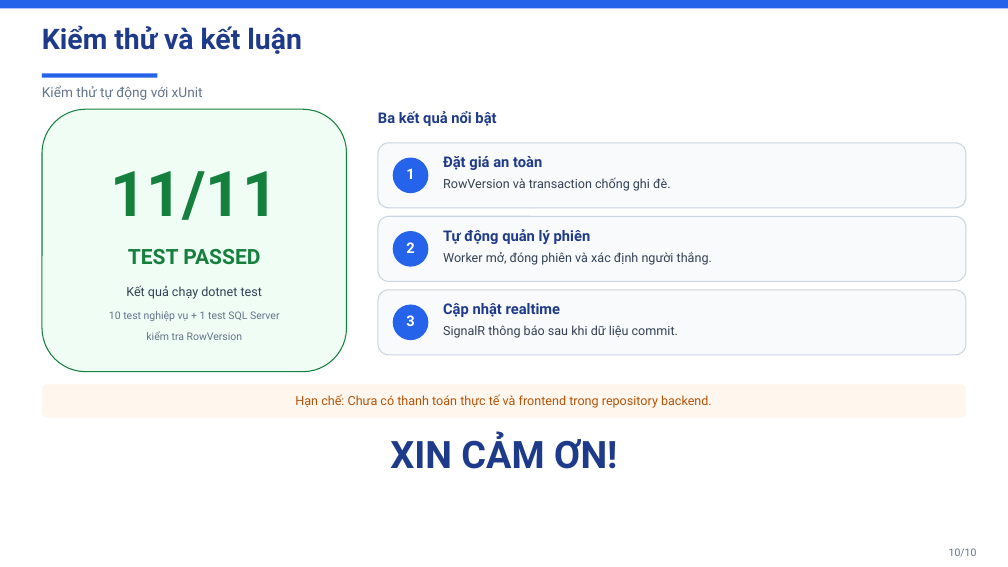
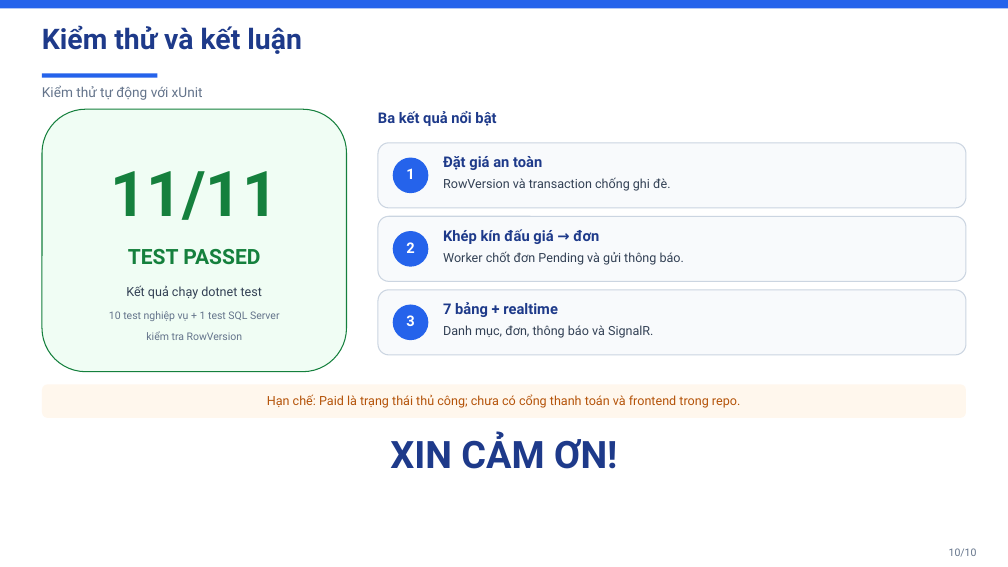
Before and after one commit to ThanhPhuocIT3905/BidNet, a slide deck: slide 10 of docs/presentation/BidNet-ThuyetTrinh-10-slide.pptx. Drawn at 1008x567 pixels with LibreOffice and Linux fonts; fonts in the diff are those of the drawing. Boxes give left, top, right and bottom in pixels: in the first picture for what was removed or moved away, otherwise in the second. Text is boxed around its words. In the diff, an @@ line names an element or a change of style, - is before the commit and + after.

```diff
--- a/docs/presentation/BidNet-ThuyetTrinh-10-slide.pptx
+++ b/docs/presentation/BidNet-ThuyetTrinh-10-slide.pptx
@@ text at (x1=443, y1=229, x2=599, y2=244): text changed @@
-Tự động quản lý phiên
+Khép kín đấu giá → đơn
@@ text at (x1=443, y1=251, x2=684, y2=265): text changed @@
-Worker mở, đóng phiên và xác định người thắng.
+Worker chốt đơn Pending và gửi thông báo.
@@ text at (x1=443, y1=302, x2=558, y2=317): text changed @@
-Cập nhật realtime
+7 bảng + realtime
@@ text at (x1=443, y1=325, x2=654, y2=338): text changed @@
-SignalR thông báo sau khi dữ liệu commit.
+Danh mục, đơn, thông báo và SignalR.
@@ text at (x1=267, y1=394, x2=740, y2=408): text changed @@
-Hạn chế: Chưa có thanh toán thực tế và frontend trong repository backend.
+Hạn chế: Paid là trạng thái thủ công; chưa có cổng thanh toán và frontend trong repo.
```
Also in this commit, not shown: 4 other slides changed, 1 slide added, 1 slide removed, 27 other files.
